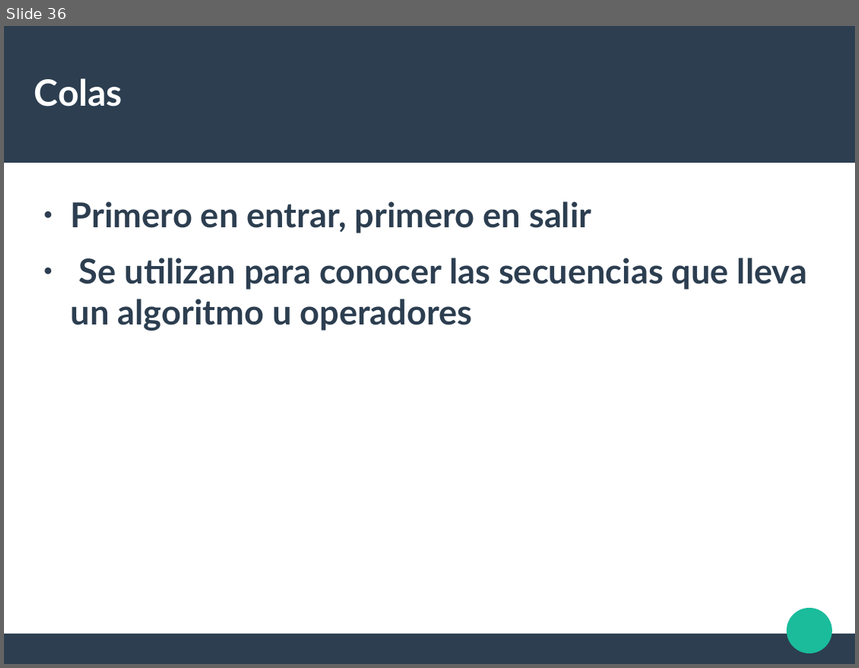
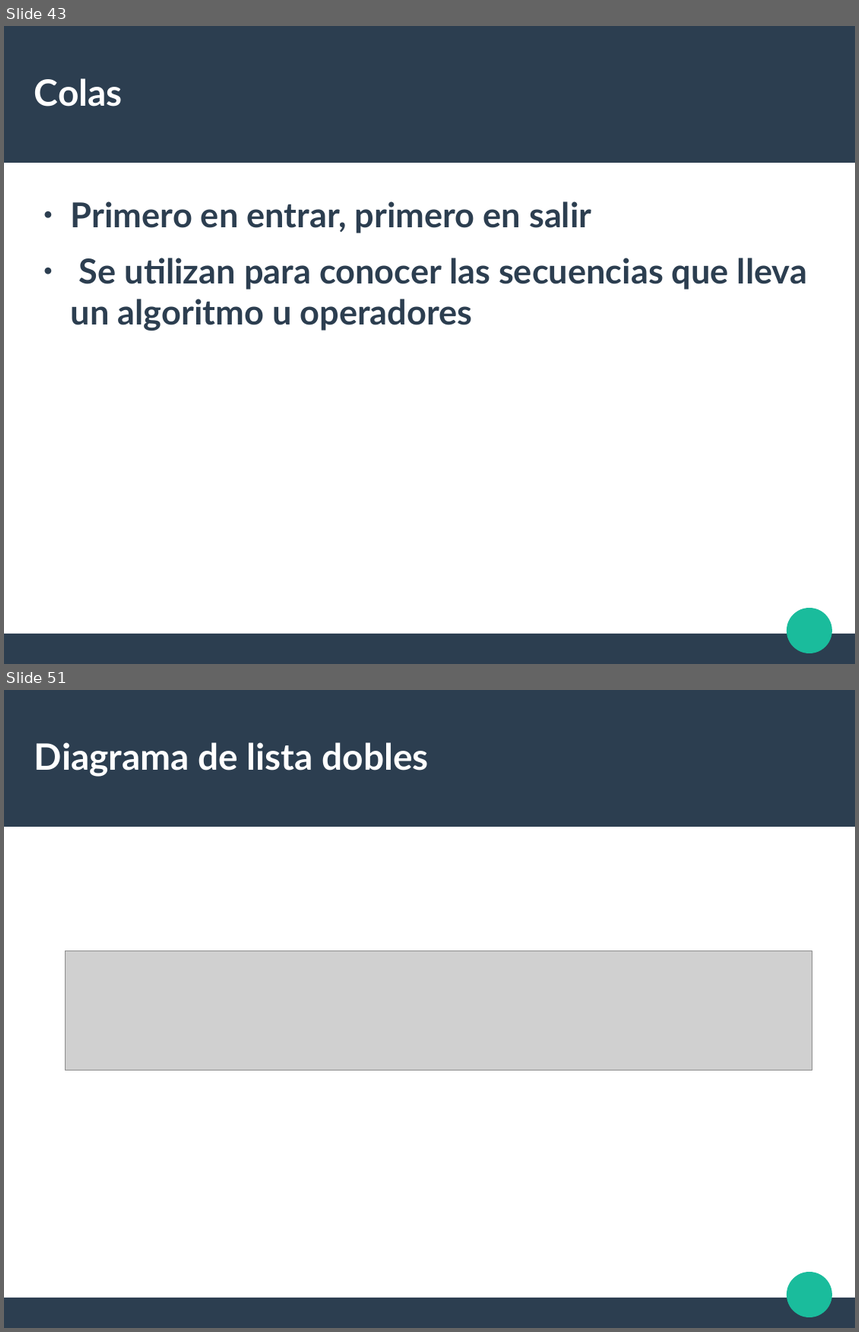
Before and after one commit to liowiki/EDA1-20192, a slide deck: Tema1.odp. Shown one above the other, each under a label of ours: slide 36 before the commit, slides 43 and 51 after it; the slides between them are not shown. The pictures are 859x668 and 859x1332 pixels, drawn with LibreOffice and Linux fonts; fonts in the diff are those of the drawing; grey boxes stand for pictures. Boxes give left, top, right and bottom in pixels: in the first picture for what was removed or moved away, otherwise in the second. Text is boxed around its words. In the diff, an @@ line names an element or a change of style, - is before the commit and + after.

```diff
--- a/Tema1.odp
+++ b/Tema1.odp
@@ slide 51 added at [4,690,855,1328], background #FFFFFF; not listed: 3 template elements that a slide beside it also shows @@
@@ title added at [34,742,429,777], 33.9 pt, text #FFFFFF, bold @@
+Diagrama de lista dobles
@@ picture added at [66,952,813,1071] @@
@@ what was slide 36 is now slide 43 @@
```
Also in this commit, not shown: 11 other slides added.
